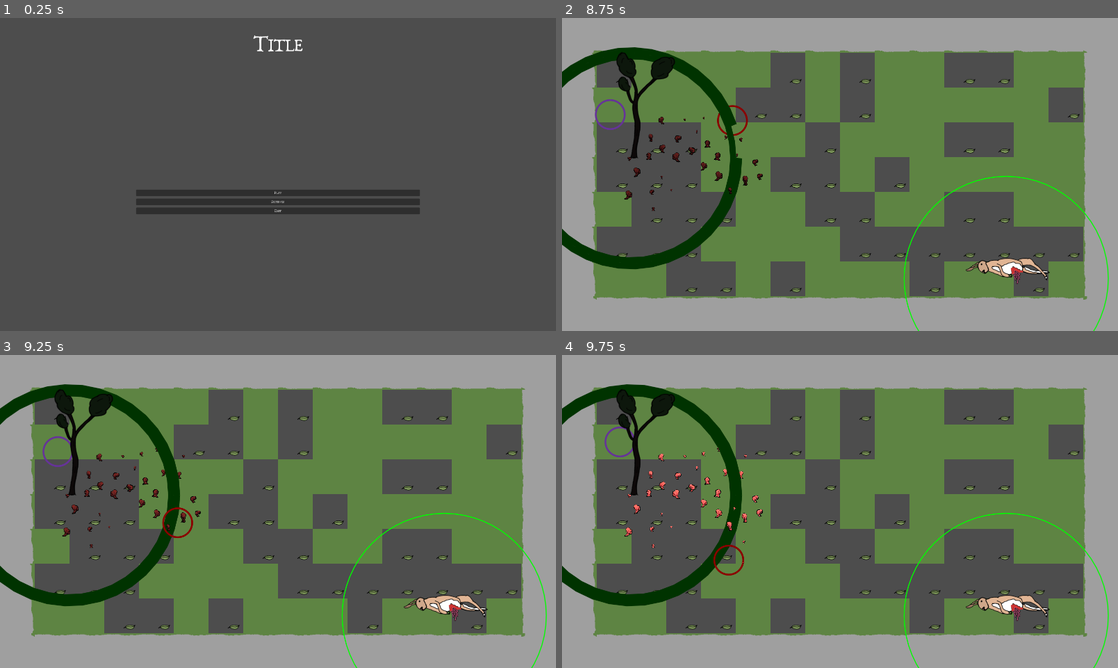
Above: before the commit, frames 1-4 (two rows, left to right).
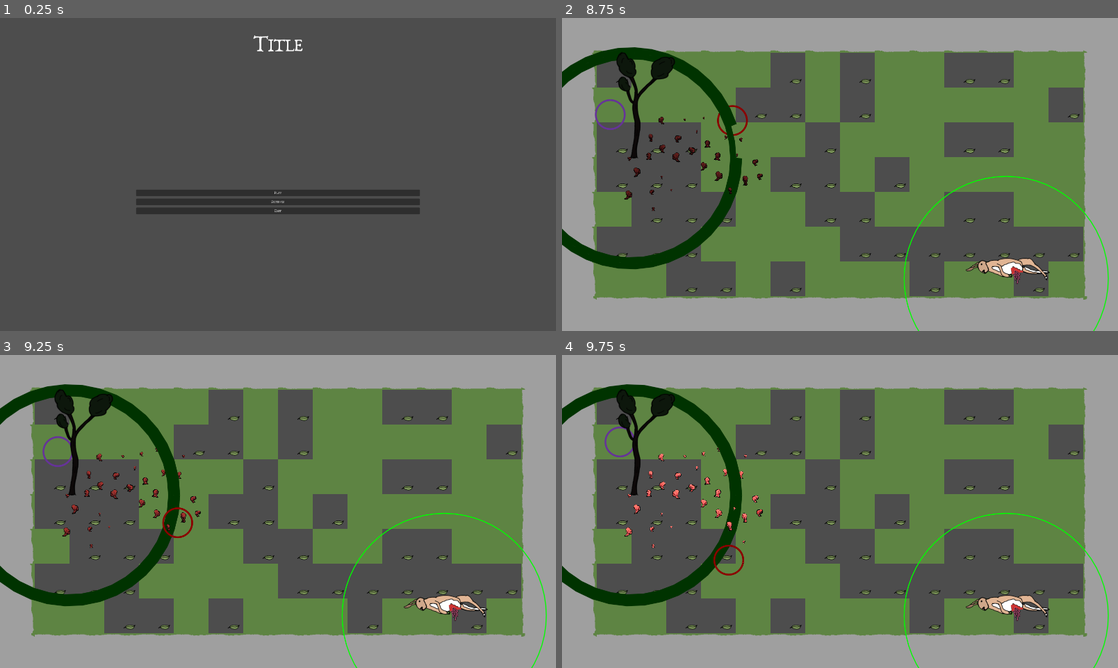
Above: after the commit, the same moments.

Repository: carcinizer/slavic-2025
Game: Godot game, scene res://scenes/main_menu.tscn
Same seed, same stepped clock (60 frames per second), same inputs: the game is played once before the commit and once after it.
Inputs:
- Up to frame 1 (0.25 s): no input
- Up to frame 2 (8.75 s): click "Play" at 0.5 s; tap Enter at 1.25 s; hold Right (right1) 1.28-2.03 s; tap S (down2) at 1.35, 4.35, 7.35 s; hold Down (down1) 2.03-2.78 s; tap A (left2) at 2.1, 5.1, 8.1 s; hold Right (right1) 2.78-3.53 s; tap D (right2) at 2.85, 5.85 s; hold Up (up1) 3.53-4.28 s; tap W (up2) at 3.6, 6.6 s; hold Left (left1) 4.28-5.78 s; hold Down (down1) 5.78-6.53 s; hold Right (right1) 6.53-7.28 s; hold Up (up1) 7.28-8.03 s; hold Right (right1) from 8.03 s (still down)
- Up to frame 3 (9.25 s): release Right (right1) at 8.78 s; hold Down (down1) from 8.78 s (still down); tap D (right2) at 8.85 s
- Up to frame 4 (9.75 s): release Down (down1) at 9.53 s; hold Left (left1) from 9.53 s (still down); tap W (up2) at 9.6 s

Frames 1-2 are identical in both runs. In frame 3, 0.2% of the frame differs, in the area x 11-36%, y 30-62%; in frame 4, less than 0.1%.

Commit message:
Fix max connected mushrooms

Diff:
--- a/src/mushroom.gd
+++ b/src/mushroom.gd
@@ -37,6 +37,7 @@
 var latest_time_pulse: int
 var latest_pulse_source: LifeTree
 
+@export var supplied_by_a_tree := false
 
 @onready var prev_hp = hp
 
@@ -105,7 +106,7 @@
 
 	prev_hp = hp
 
-	if latest_pulse > GLOB.frame - tree_pulse_coyote_time:
+	if latest_pulse > GLOB.frame - tree_pulse_coyote_time and supplied_by_a_tree:
 		my_lifeline = latest_pulse_source
 		if not is_instance_valid(my_lifeline):
 			my_lifeline = null
@@ -116,7 +117,10 @@
 
 	var skew_amplitude = remap(hp, max_growth, max_hp, 1, 10) if hp > max_growth else 0.0
 	$Sprite.skew = deg_to_rad(sin(time_since_spawn * 30) * skew_amplitude)
-	modulate = Color.WHITE.darkened(0.7 * sin(latest_time_pulse * 0.05))
+	if my_lifeline:
+		modulate = Color.WHITE.darkened(0.7 * sin(latest_time_pulse * 0.05))
+	else:
+		modulate = Color.WHITE
 
 	## Overgrowing
 	if hp >= max_hp:
@@ -143,14 +147,15 @@
 func send_tree_pulse(obj: LifeTree, frame: int, chain_timing: int = 0):
 
 	if frame > latest_pulse:
+		#print("test")
 		latest_pulse = frame
 		latest_time_pulse = frame + chain_timing # basically just pulse accounting for a "chain" so that the effect "spreads" from the tree
 												 # actually not, it's apparently not working
 		latest_pulse_source = obj
 		for i in nearby_mushrooms:
-			await get_tree().create_timer(0.05).timeout
+			await get_tree().create_timer(0.02).timeout
 			if is_instance_valid(obj) and is_instance_valid(i):
-				i.send_tree_pulse(obj, latest_pulse, 10)
+				i.send_tree_pulse(obj, frame, 10)
 
 func explode():
 	if exploding:
--- a/src/tree.gd
+++ b/src/tree.gd
@@ -24,7 +24,7 @@
 	var areas = get_node("NeighborRange").get_overlapping_areas()
 	for a in areas:
 		var obj = a.get_parent()
-		if obj is Mushroom and mushrooms_in_area < max_connected_mushrooms and !dead:
+		if obj is Mushroom and !dead:
 			obj.send_tree_pulse(self, GLOB.frame)
 		#queue_redraw()
 
@@ -60,6 +60,25 @@
 	print(mushrooms_in_area)
 	mushrooms_in_area = 0
 
+	var shrooms := GLOB.all_mushrooms.duplicate()
+	shrooms.sort_custom(_sort_by_distance)
+
+	var i = 0
+
+	for shroom in shrooms:
+		(func(): shroom.supplied_by_a_tree = false).call_deferred() # resetting supplied state every frame
+																	# don't do drugs, kids
+	for shroom in shrooms:
+		if shroom.latest_pulse_source != self or shroom.supplied_by_a_tree:
+			shroom.supplied_by_a_tree = true
+			continue
+
+		shroom.supplied_by_a_tree = true
+		i += 1
+		if i > max_connected_mushrooms:
+			break
+
+
 func send_mushroom_pulse():
 	mushrooms_in_area += 1
 
@@ -71,3 +90,6 @@
 	draw_arc(Vector2(0,0),rad, 0, TAU * mushrooms_in_area / min_connected_mushrooms, 40, Color.GREEN, arc_width, true )
 	if mushrooms_in_area > min_connected_mushrooms:
 		draw_arc(Vector2(0,0),rad + arc_width, 0, TAU * (mushrooms_in_area - min_connected_mushrooms) / (max_connected_mushrooms - min_connected_mushrooms), 40, Color.GREEN, arc_width, true )
+
+func _sort_by_distance(a: Mushroom, b: Mushroom) -> bool:
+	return (a.global_position - global_position).length() < (b.global_position-global_position).length()
Not shown: 1 places in scenes/map.tscn that only renumber resources
